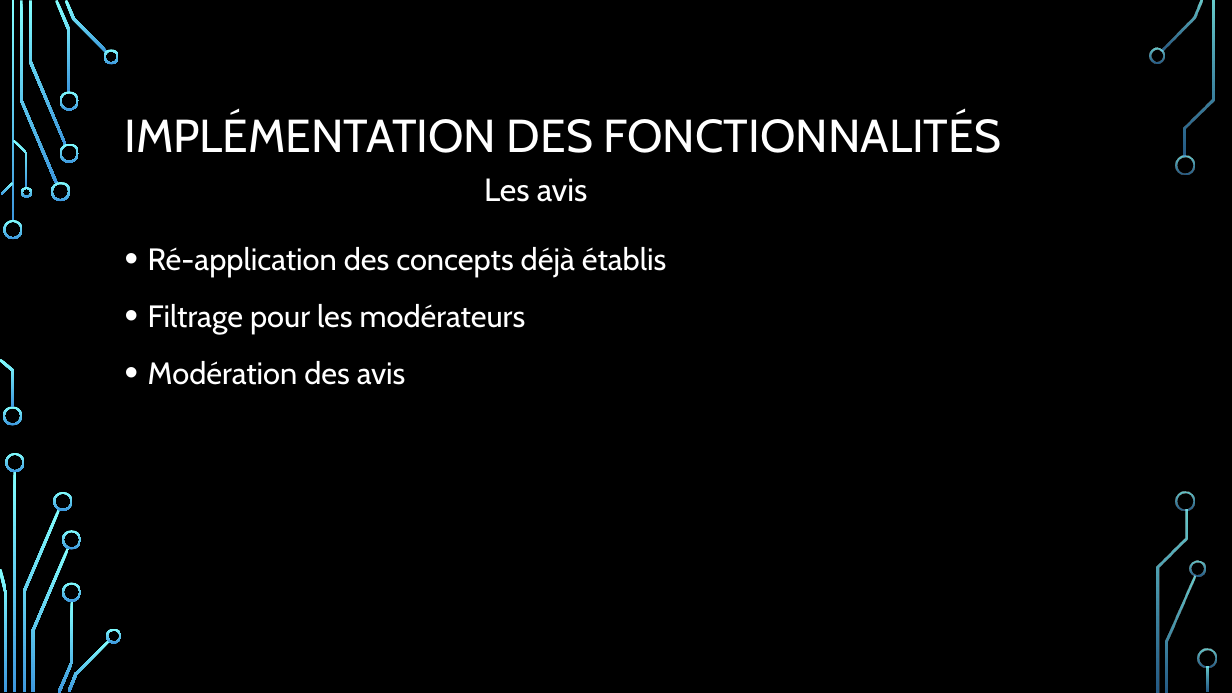
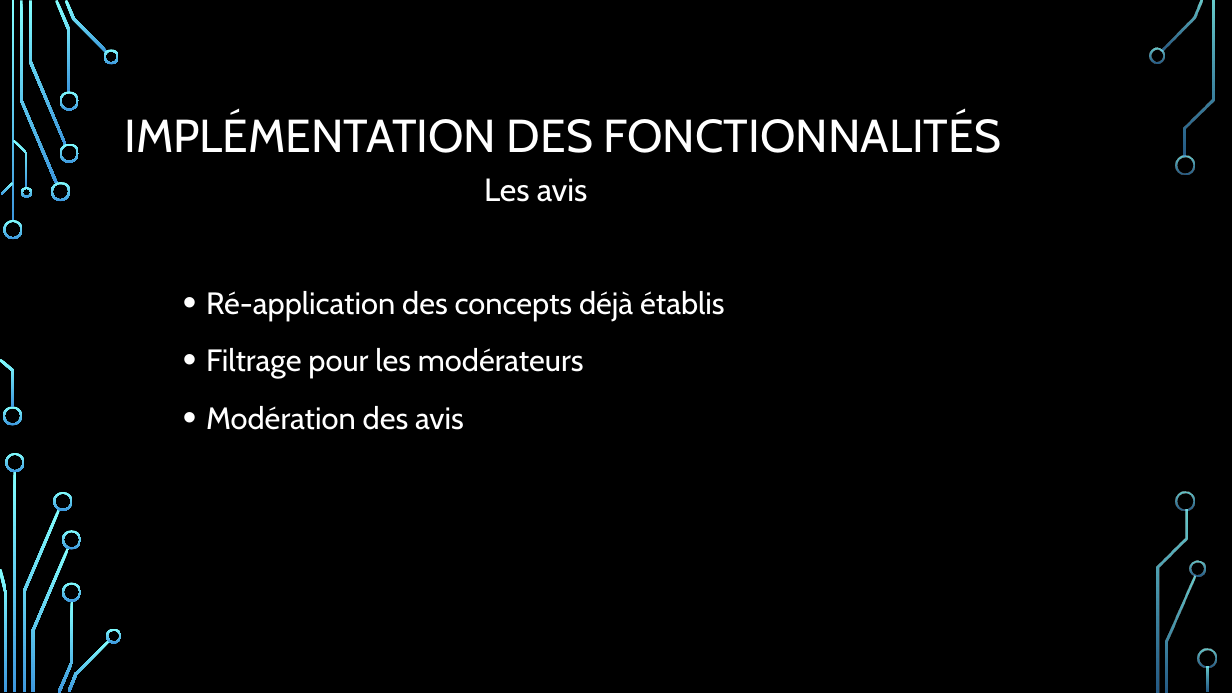
Before and after one commit to KierannCode/GameRef, a slide deck: slide 14 of présentation_orsys.pptx (slide 15 before the commit). Drawn at 1232x693 pixels with LibreOffice and Linux fonts; fonts in the diff are those of the drawing; background and template pictures are left out. Boxes give left, top, right and bottom in pixels: in the first picture for what was removed or moved away, otherwise in the second. Text is boxed around its words. In the diff, an @@ line names an element or a change of style, - is before the commit and + after.

```diff
--- a/présentation_orsys.pptx
+++ b/présentation_orsys.pptx
@@ text "Ré-application des concepts déjà établis": place and size @@
-text "Ré-application des concepts déjà établis" at <box>148,247,667,385</box>
+text "Ré-application des concepts déjà établis" at <box>206,291,725,430</box>
```
Also in this commit, not shown: 6 other slides changed, 1 slide removed.
